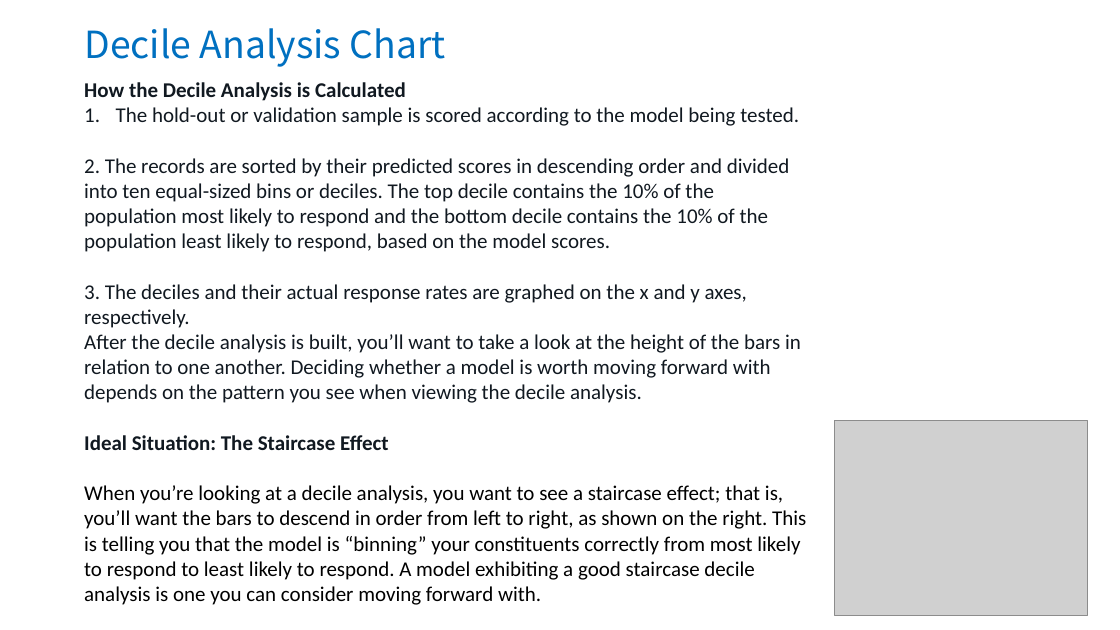
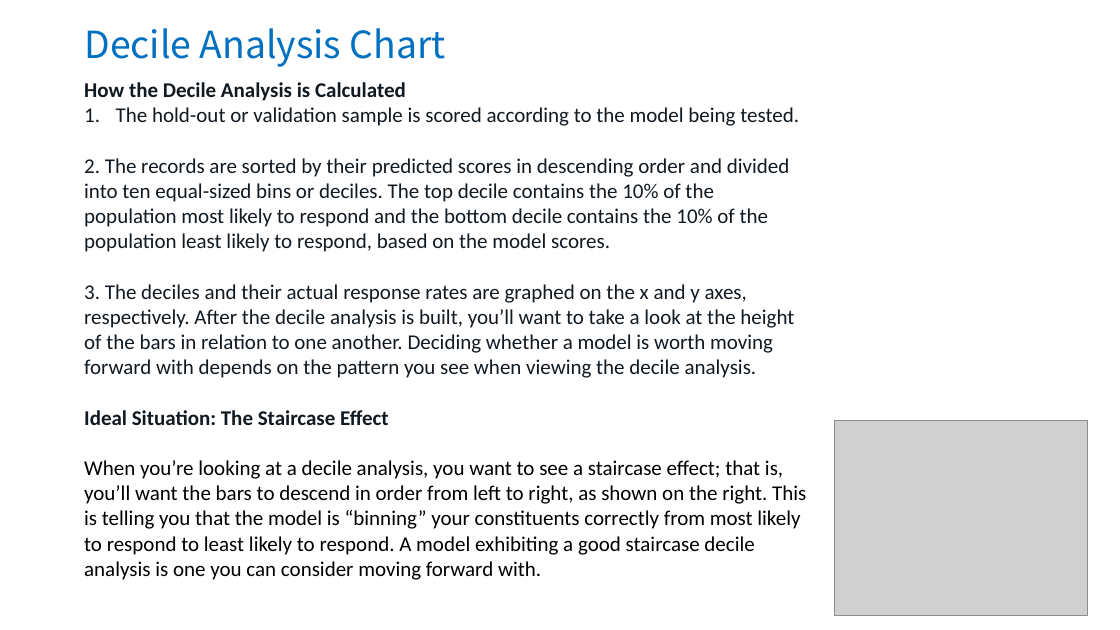
Before and after one commit to brentdyoung/Decile-Analysis, a slide deck: slide 3 of How to Create a Decile Analysis_Young_051419.pptx. Drawn at 1120x630 pixels with LibreOffice and Linux fonts; fonts in the diff are those of the drawing; grey boxes stand for pictures. Boxes give left, top, right and bottom in pixels: in the first picture for what was removed or moved away, otherwise in the second. Text is boxed around its words. In the diff, an @@ line names an element or a change of style, - is before the commit and + after.

```diff
--- a/How to Create a Decile Analysis_Young_051419.pptx
+++ b/How to Create a Decile Analysis_Young_051419.pptx
@@ text at bbox=[84, 284, 794, 378]: text changed @@
-3. The deciles and their actual response rates are graphed on the x and y axes, respectively.
-After the decile analysis is built, you’ll want to take a look at the height of the bars in relation to one another. Deciding whether a model is worth moving forward with depends on the pattern you see when viewing the decile analysis.
+3. The deciles and their actual response rates are graphed on the x and y axes, respectively. After the decile analysis is built, you’ll want to take a look at the height of the bars in relation to one another. Deciding whether a model is worth moving forward with depends on the pattern you see when viewing the decile analysis.
```
Also in this commit, not shown: 2 other slides changed.
